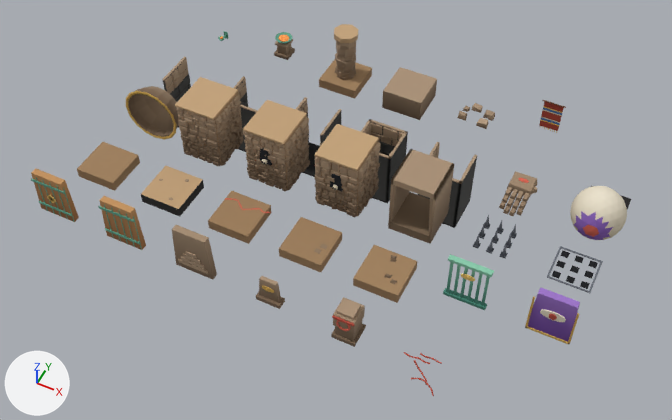
A saved change to the Blender file art/blender/templo_chullpa.blend.
Before and after are seen from a 50 mm camera at (22.9, -32.8, 30.4) aimed at (10.4, -7.8, -0.8). The axes (+X, +Y, +Z) are drawn at lower left. The lights are the same throughout. The older version comes first.

The scene before the commit, as lines of its bpy script (objects in view):
```python
ob_hueco_pasillo = bpy.data.objects.new('hueco_pasillo', me_hueco_pasillo)
ob_hueco_pasillo.location = (7.0, -3.5, 0.0)
ob_jefe_mano = bpy.data.objects.new('jefe_mano', me_jefe_mano)
ob_jefe_mano.location = (17.5, -3.5, 0.0)
ob_jefe_ojo = bpy.data.objects.new('jefe_ojo', me_jefe_ojo)
ob_jefe_ojo.location = (21.0, -3.5, 0.0)
ob_jefe_parpado = bpy.data.objects.new('jefe_parpado', me_jefe_parpado)
ob_jefe_parpado.location = (0.0, -7.0, 0.0)
ob_pared = bpy.data.objects.new('pared', me_pared)
ob_pared.location = (3.5, -7.0, 0.0)
ob_piso_grieta = bpy.data.objects.new('piso_grieta', me_piso_grieta)
ob_piso_grieta.location = (7.0, -10.5, 0.0)
ob_piso_musgo = bpy.data.objects.new('piso_musgo', me_piso_musgo)
ob_piso_musgo.location = (10.5, -10.5, 0.0)
ob_piso_roto = bpy.data.objects.new('piso_roto', me_piso_roto)
ob_piso_roto.location = (14.0, -10.5, 0.0)
ob_tablilla = bpy.data.objects.new('tablilla', me_tablilla)
ob_tablilla.location = (10.5, -14.0, 0.0)
# also in view: 'puerta_jefe' at (21.0, -10.6, 1.1); 'escalon' at (10.5, 0.0, 0.1); 'torreta' at (14.0, -14.0, 0.8); 'piso_arena' at (3.5, -10.5, -0.2); 'paso_puerta' at (14.0, -7.0, 1.0)
```
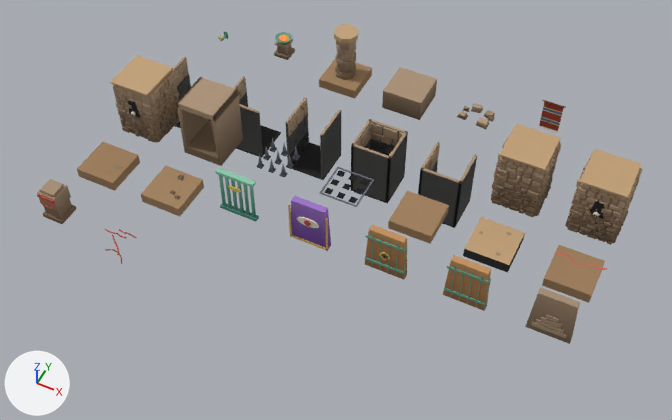
What differs and where, as boxes [x1, y1, x2, y2] in the pictures (672 x 420 px):
'pared_nicho', moved: before [243, 100, 310, 191]; after [565, 149, 643, 245]
'pared_ojo', moved: before [314, 124, 381, 218]; after [110, 55, 179, 143]
'pared', moved: before [175, 77, 244, 166]; after [491, 124, 561, 217]
'paso_puerta', moved: before [388, 149, 454, 244]; after [177, 77, 243, 166]
'piso_grieta', moved: before [208, 191, 271, 244]; after [542, 245, 607, 303]
'piso_roto', moved: before [353, 245, 417, 303]; after [141, 166, 204, 216]
'piso_arena', moved: before [141, 166, 204, 216]; after [463, 217, 525, 273]
'piso_musgo', moved: before [279, 217, 342, 272]; after [77, 142, 140, 191]
'puerta_jefe', moved: before [525, 287, 580, 344]; after [288, 196, 331, 251]
'puerta_persiana', moved: before [172, 225, 217, 279]; after [525, 287, 580, 344]
'puerta_madera', moved: before [98, 196, 146, 250]; after [443, 255, 491, 311]
'puerta_llave', moved: before [31, 168, 79, 222]; after [365, 225, 407, 280]
'jefe_ojo', deleted: before [570, 186, 627, 240]
'puerta_interruptor', moved: before [443, 254, 494, 310]; after [215, 168, 259, 222]
'torreta', moved: before [331, 297, 366, 347]; after [37, 179, 76, 224]
'jefe_parpado', deleted (brown): before [126, 86, 179, 140]
'pinchos_base', moved: before [547, 246, 603, 293]; after [319, 167, 374, 207]
'jefe_mano', deleted (brown): before [499, 171, 537, 216]
'tablilla', deleted (brown): before [256, 276, 285, 309]
'venas_doom', moved: before [404, 352, 442, 396]; after [105, 228, 137, 264]
'hueco_pasillo', unchanged, uncovered by the edit: before [296, 97, 341, 177]; after [285, 97, 341, 180]
'hueco_esquina', unchanged, uncovered by the edit: before [234, 76, 258, 152]; after [234, 76, 281, 158]

Edits to the bpy script that builds the scene:
```text
Change ob_piso_roto:
    ob_piso_roto.location: (14.0, -10.5, 0.0) -> (3.5, -10.5, 0.0)
Change ob_piso_musgo:
    ob_piso_musgo.location: (10.5, -10.5, 0.0) -> (0.0, -10.5, 0.0)
Change ob_piso_grieta:
    ob_piso_grieta.location: (7.0, -10.5, 0.0) -> (21.0, -7.0, 0.0)
Change ob_pared:
    ob_pared.location: (3.5, -7.0, 0.0) -> (17.5, -3.5, 0.0)
Change ob_pared_nicho:
    ob_pared_nicho.location: (7.0, -7.0, 0.0) -> (21.0, -3.5, 0.0)
Change ob_pared_ojo:
    ob_pared_ojo.location: (10.5, -7.0, 0.0) -> (0.0, -7.0, 0.0)
Change ob_paso_puerta:
    ob_paso_puerta.location: (14.0, -7.0, 0.0) -> (3.5, -7.0, 0.0)
Change ob_puerta_madera:
    ob_puerta_madera.location: (3.5, -14.0, 0.0) -> (17.5, -10.5, 0.0)
Change ob_puerta_llave:
    ob_puerta_llave.location: (0.0, -14.0, 0.0) -> (14.0, -10.5, 0.0)
Change ob_puerta_persiana:
    ob_puerta_persiana.location: (7.0, -14.0, 0.0) -> (21.0, -10.5, 0.0)
Change ob_puerta_interruptor:
    ob_puerta_interruptor.location: (17.5, -10.5, 0.0) -> (7.0, -10.5, 0.0)
Change ob_puerta_jefe:
    ob_puerta_jefe.location: (21.0, -10.5, 0.0) -> (10.5, -10.5, 0.0)
Change ob_pinchos_base:
    ob_pinchos_base.location: (21.0, -7.0, 0.0) -> (10.5, -7.0, 0.0)
Remove ob_tablilla:
    ob_tablilla = bpy.data.objects.new('tablilla', me_tablilla)
    ob_tablilla.location = (10.5, -14.0, 0.0)
Change ob_venas_doom:
    ob_venas_doom.location: (17.5, -14.0, 0.0) -> (3.5, -14.0, 0.0)
Change ob_torreta:
    ob_torreta.location: (14.0, -14.0, 0.0) -> (0.0, -14.0, 0.0)
Remove ob_jefe_ojo:
    ob_jefe_ojo = bpy.data.objects.new('jefe_ojo', me_jefe_ojo)
    ob_jefe_ojo.location = (21.0, -3.5, 0.0)
Remove ob_jefe_parpado:
    ob_jefe_parpado = bpy.data.objects.new('jefe_parpado', me_jefe_parpado)
    ob_jefe_parpado.location = (0.0, -7.0, 0.0)
Remove ob_jefe_mano:
    ob_jefe_mano = bpy.data.objects.new('jefe_mano', me_jefe_mano)
    ob_jefe_mano.location = (17.5, -3.5, 0.0)
Change ob_piso_arena:
    ob_piso_arena.location: (3.5, -10.5, 0.0) -> (17.5, -7.0, 0.0)
```
